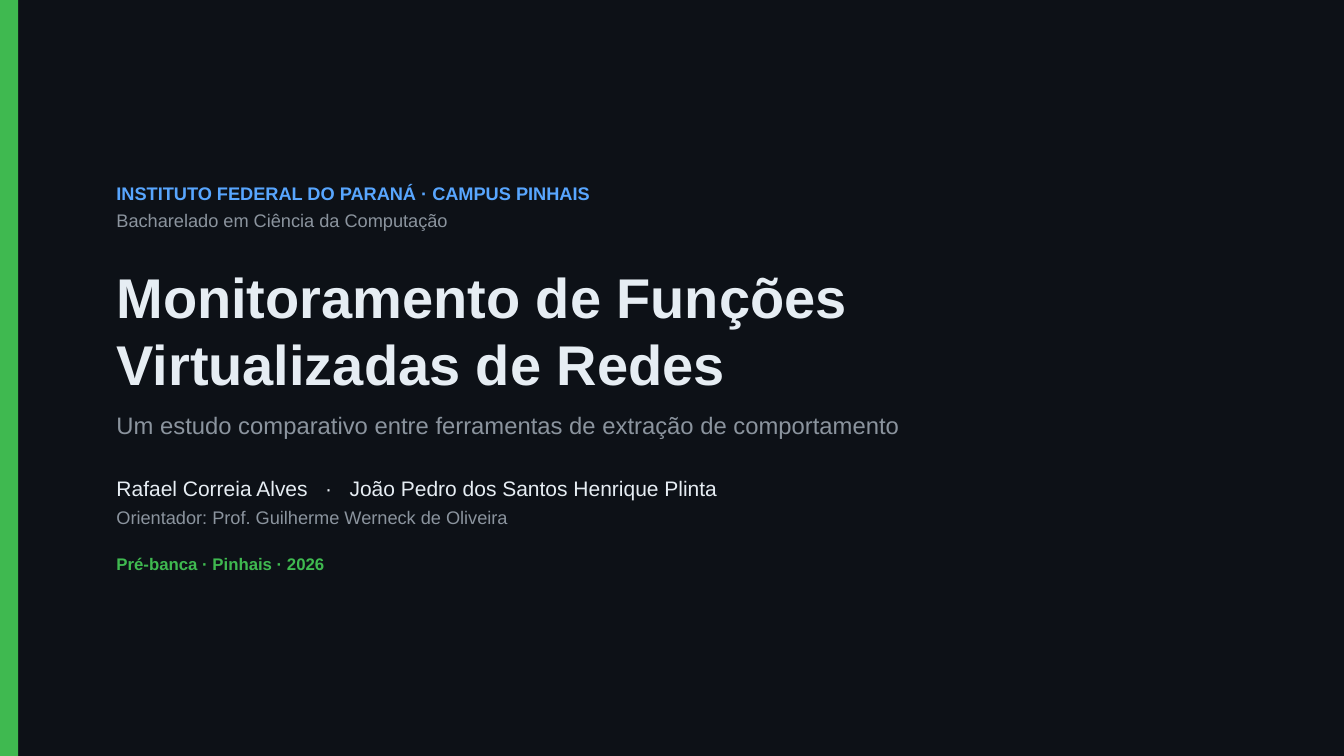
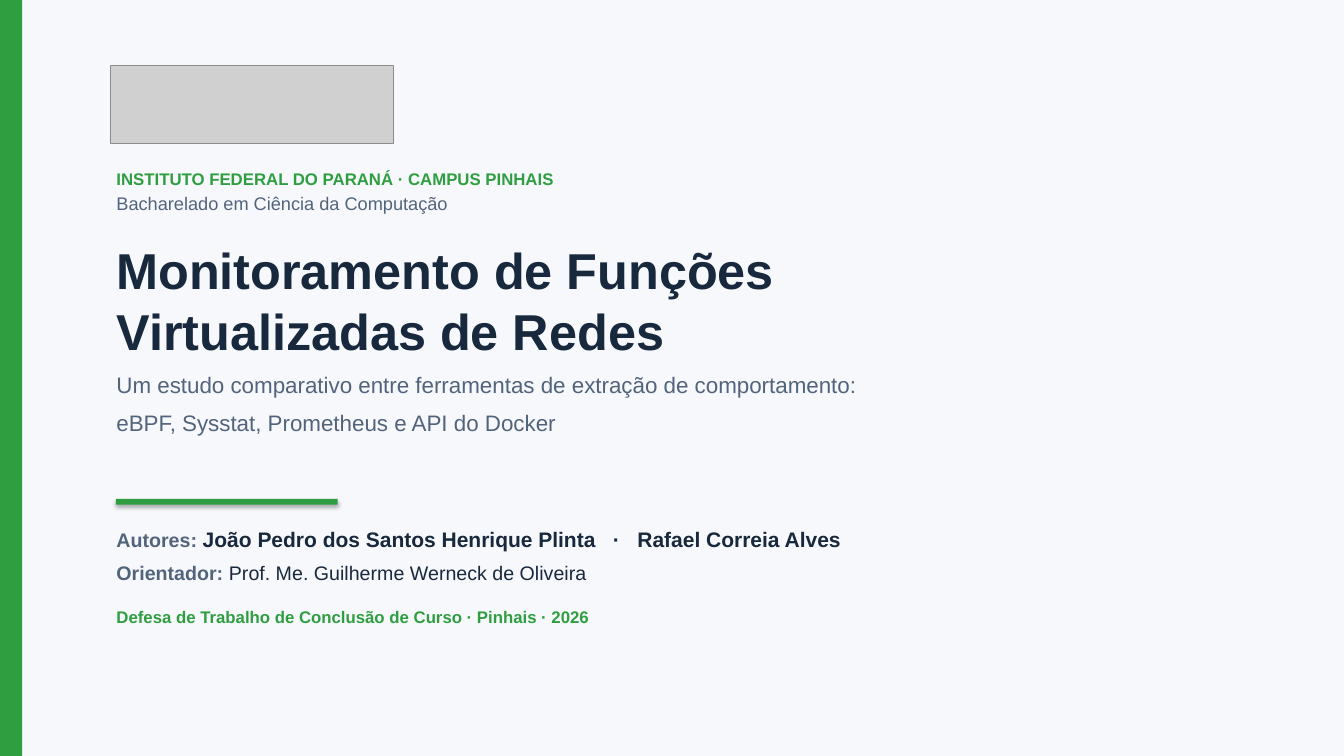
Before and after one commit to joaopedroplinta/vnf-monitoring-benchmark, a slide deck: slide 1 of docs/apresentacao/apresentacao_tcc.pptx. Drawn at 1344x756 pixels with LibreOffice and Linux fonts; fonts in the diff are those of the drawing; grey boxes stand for pictures. Boxes give left, top, right and bottom in pixels: in the first picture for what was removed or moved away, otherwise in the second. Text is boxed around its words. In the diff, an @@ line names an element or a change of style, - is before the commit and + after.

```diff
--- a/docs/apresentacao/apresentacao_tcc.pptx
+++ b/docs/apresentacao/apresentacao_tcc.pptx
@@ background #0D1117 to #F6F8FB @@
@@ rectangle: place and size @@
-rectangle at bbox=[0, 0, 18, 756]
+rectangle at bbox=[0, 0, 22, 756]
@@ rectangle at bbox=[0, 0, 22, 756]: fill #3FB950 to #2F9E41 @@
@@ picture added at bbox=[111, 66, 393, 143] @@
@@ text "INSTITUTO FEDERAL DO PARANÁ · ...": place and size @@
-text "INSTITUTO FEDERAL DO PARANÁ · ..." at bbox=[116, 186, 898, 570]
+text "INSTITUTO FEDERAL DO PARANÁ · ..." at bbox=[116, 172, 856, 436]
@@ text "INSTITUTO FEDERAL DO PARANÁ · ..." at bbox=[116, 172, 856, 436]: vertical alignment middle to top @@
@@ text at bbox=[116, 172, 774, 351]: size 13 to 12 pt, text colour #58A6FF to #2F9E41 in "INSTITUTO FEDERAL DO PARANÁ · CAMPUS PINHAIS"; text colour #8B949E to #52647C in "Bacharelado em Ciência da Computação"; size 40 to 36 pt, text colour #E6EDF3 to #18283D in "Monitoramento de Funções", "Virtualizadas de Redes"; less space between paragraphs @@
@@ text at bbox=[116, 377, 856, 436]: text changed; size 17 to 16 pt; text colour #8B949E to #52647C @@
-Um estudo comparativo entre ferramentas de extração de comportamento
-Rafael Correia Alves · João Pedro dos Santos Henrique Plinta
-Orientador: Prof. Guilherme Werneck de Oliveira
-Pré-banca · Pinhais · 2026
+Um estudo comparativo entre ferramentas de extração de comportamento:
+eBPF, Sysstat, Prometheus e API do Docker
@@ rectangle added at bbox=[116, 499, 338, 505], fill #2F9E41 @@
@@ text added at bbox=[116, 531, 841, 623], 14 pt, text #18283D, bold @@
+Autores: João Pedro dos Santos Henrique Plinta · Rafael Correia Alves
+Orientador: Prof. Me. Guilherme Werneck de Oliveira
+Defesa de Trabalho de Conclusão de Curso · Pinhais · 2026
```
Also in this commit, not shown: 5 other slides changed, 15 slides added, 13 slides removed, 6 other files.
